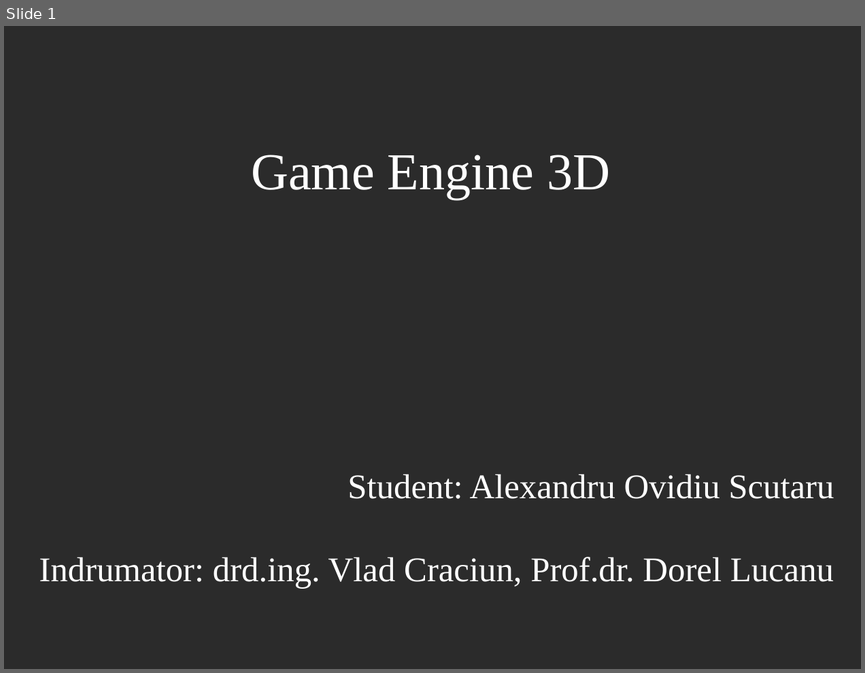
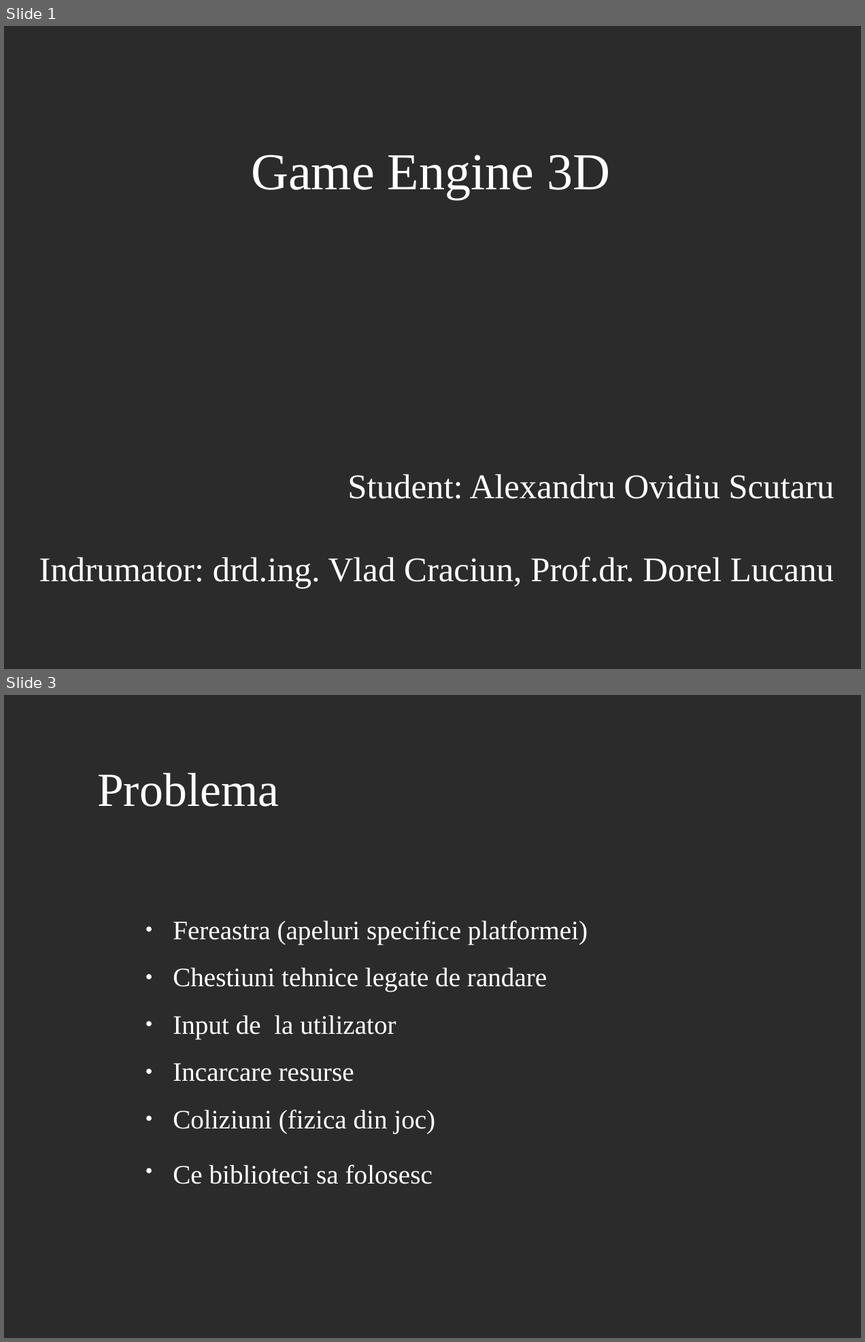
Before and after one commit to AlexandruScutaru/Licenta2019AlexandruOvidiuScutaru, a slide deck: GameEngine3D_prezentare.odp. Shown one above the other, each under a label of ours: slide 1 before the commit, slides 1 and 3 after it; the slides between them are not shown. The pictures are 865x673 and 865x1342 pixels, drawn with LibreOffice and Linux fonts; fonts in the diff are those of the drawing; background and template pictures are left out; a plain dark background stands for a picture behind light text. Boxes give left, top, right and bottom in pixels: in the first picture for what was removed or moved away, otherwise in the second. Text is boxed around its words. In the diff, an @@ line names an element or a change of style, - is before the commit and + after.

```diff
--- a/GameEngine3D_prezentare.odp
+++ b/GameEngine3D_prezentare.odp
@@ slide 3 added at [4,695,861,1338], background picture (left out) @@
@@ title added at [97,773,279,807], 44 pt, text #FFFFFF @@
+Problema
@@ text added at [173,920,587,1184], 24.7 pt, text #FFFFFF @@
+● Fereastra (apeluri specifice platformei)
+● Chestiuni tehnice legate de randare
+● Input de la utilizator
+● Incarcare resurse
+● Coliziuni (fizica din joc)
+● Ce biblioteci sa folosesc
```
Also in this commit, not shown: 4 slides changed, 11 other slides added, 22 slides removed.
